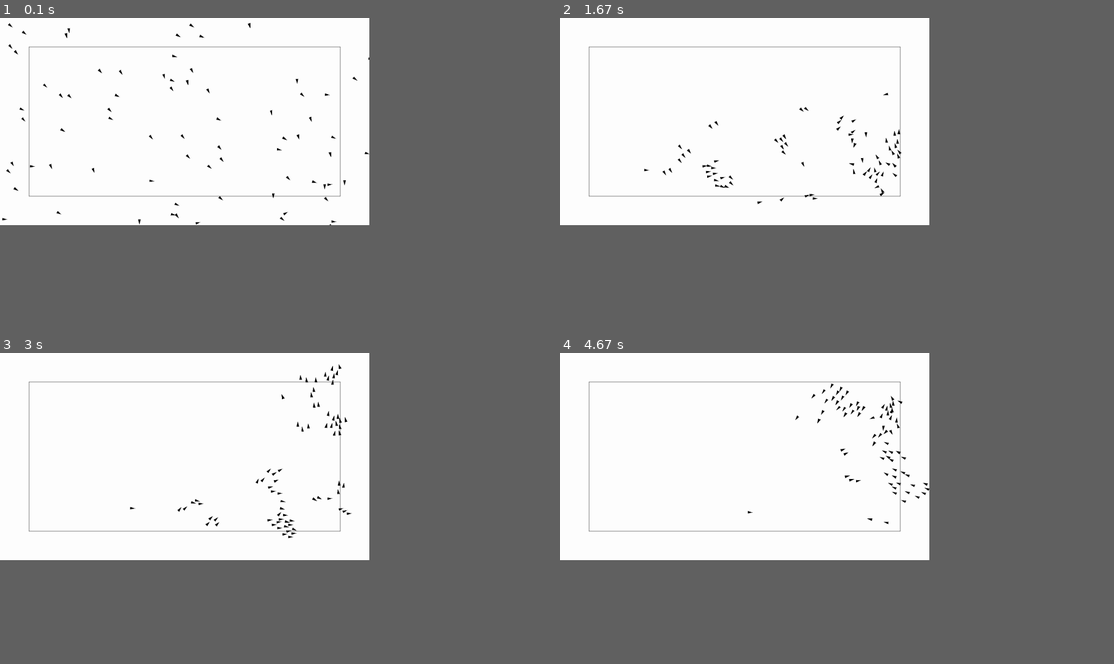
Above: before the commit, frames 1-4 (two rows, left to right).
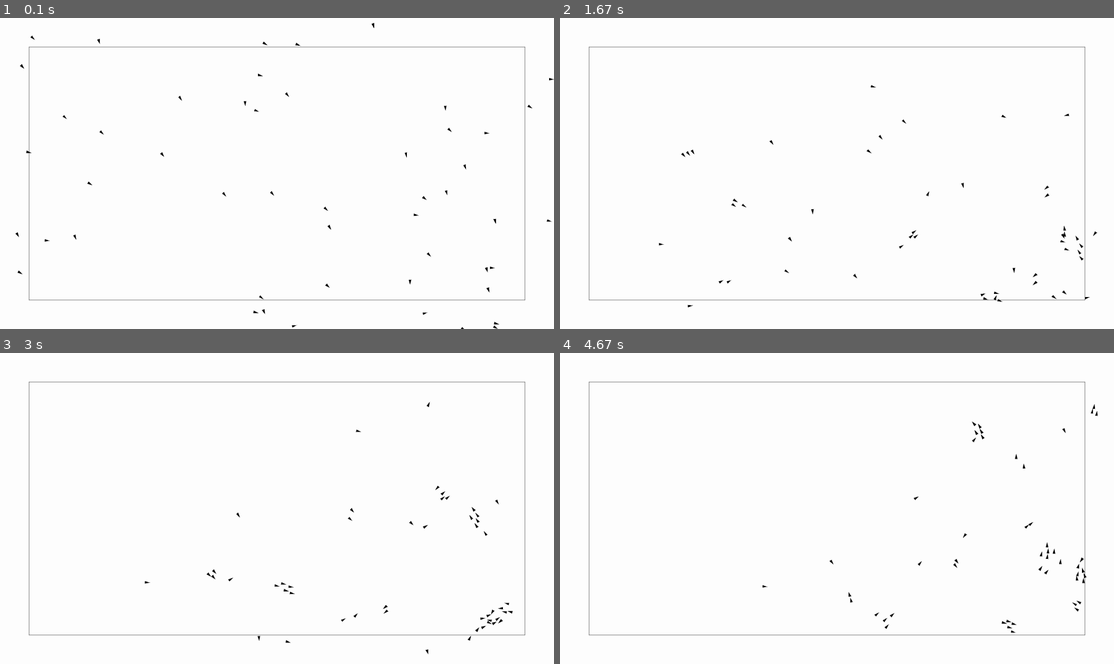
Above: after the commit, the same moments.

Repository: Peter-Vanderhyde/Boid-Simulation
Game: pygame game, started from main.py
Same seed, same stepped clock (60 frames per second), same inputs: the game is played once before the commit and once after it.
Inputs:
- Up to frame 1 (0.1 s): no input
- Up to frame 2 (1.67 s): tap Enter at 0.33, 0.67 s
- Up to frame 3 (3 s): no input
- Up to frame 4 (4.67 s): no input
In our replay, the window is 600x337 before the commit and 900x506 after it. These sizes can differ from the game's own. Grey fills any space a smaller window leaves; there, only what the larger window draws over its background counts as a difference.

The runs differ from the first frame. In frame 1, 1.8% of the frame differs, in the area x 0-100%, y 1-100%; in frame 2, 1.8%; in frame 3, 1.8%; in frame 4, 1.8%, in the area x 5-98%, y 9-91%.

Commit message:
Removed unnecessary imports

Diff:
--- a/boid.py
+++ b/boid.py
@@ -1,22 +1,9 @@
-from vector import Vector
-import math
 
 class Boid:
     def __init__(self, position, velocity, min_speed, max_speed, view_distance, separation_distance):
         self.position = position
         self.velocity = velocity
+        self.min_speed = min_speed
         self.max_speed = max_speed
-        self.min_speed = min_speed
         self.view_distance = view_distance
         self.separation_distance = separation_distance
-
-    def rotate_ip(self, angle):
-        rad = math.radians(angle)
-        cos = math.cos(rad)
-        sin = math.sin(rad)
-        self.velocity.x = self.velocity.x * cos - self.velocity.y * sin
-        self.velocity.y = self.velocity.x * sin + self.velocity.y * cos
-        self.velocity = self.velocity.normalize()
-
-    def move(self, dt):
-        self.position += self.velocity * self.max_speed * dt
--- a/canvas.py
+++ b/canvas.py
@@ -12,14 +12,13 @@
         self.screen.fill(self.bg_color)
         pygame.draw.rect(self.screen, (0, 0, 0), pygame.Rect(active_area[0], (active_area[1], active_area[2])), 1)
 
-    def draw_boids(self, boids, show_circles):
-        SIZE = 8
+    def draw_boids(self, boids, size, show_circles):
         for boid in boids:
             perpendicular = Vector(boid.velocity.y, -boid.velocity.x).normalize()
             perpendicular /= 2
-            point_1 = boid.position + boid.velocity.normalize() * SIZE
-            point_2 = boid.position - boid.velocity.normalize() * SIZE + perpendicular * SIZE
-            point_3 = boid.position - boid.velocity.normalize() * SIZE - perpendicular * SIZE
+            point_1 = boid.position + boid.velocity.normalize() * size
+            point_2 = boid.position - boid.velocity.normalize() * size + perpendicular * size
+            point_3 = boid.position - boid.velocity.normalize() * size - perpendicular * size
             boid_points = [point_1.values(),
                             point_2.values(),
                             point_3.values()]
--- a/main.py
+++ b/main.py
@@ -19,7 +19,8 @@
     "matching factor": 0.05,
     "avoid factor": 0.05,
     "turn factor": 0.2,
-    "margin": 100
+    "margin": 100,
+    "boid size": 8
 }
 
 
@@ -41,18 +42,19 @@
     return boids
 
 
-def main(width, height):
+def main(width=1920, height=1080):
     global SHOW_CIRCLES
     FPS = 60
     clock = pygame.time.Clock()
     last_time = time.time()
-    screen = pygame.display.set_mode((width, height))
+    screen = pygame.display.set_mode((width, height), FULLSCREEN)
     canvas = Canvas(screen, (255, 255, 255))
+    width, height = canvas.width, canvas.height
     margin = settings["margin"]
     active_area = ((margin, margin),
                    width - margin * 2,
                    height - margin * 2)
-    boids = create_boids(75, canvas.width, canvas.height)
+    boids = create_boids(50, width, height)
 
     while True:
         dt = time.time() - last_time
@@ -71,17 +73,10 @@
         simulation.simulate(dt, boids, active_area, settings)
 
         canvas.draw_background(active_area)
-        canvas.draw_boids(boids, SHOW_CIRCLES)
+        canvas.draw_boids(boids, settings["boid size"], SHOW_CIRCLES)
         pygame.display.update()
         clock.tick(FPS)
 
 
 if __name__ == "__main__":
-    # args = sys.argv
-    # if len(args) < 3:
-    #     raise RuntimeError("Main file execution requires command line arguments: <main_filename> <window_width> <window_height>")
-    # else:
-    #     WIDTH, HEIGHT = args[-2], args[-1]
-    WIDTH, HEIGHT = 1280, 720
-
-    main(WIDTH, HEIGHT)
+    main()
--- a/simulation.py
+++ b/simulation.py
@@ -1,6 +1,4 @@
-from boid import Boid
 from vector import Vector
-import math
 
 
 def simulate(dt, boids, active_area, settings):
--- a/vector.py
+++ b/vector.py
@@ -1,4 +1,4 @@
-import numpy as np
+import math
 
 
 class Vector:
@@ -64,9 +64,7 @@
         return self.x, self.y
 
     def length(self):
-        """Built in numpy function for finding the length of a numpy array."""
-
-        return np.linalg.norm(np.array(self.values()))
+        return math.sqrt(self.x * self.x + self.y * self.y)
 
     def normalize(self):
         length = self.length()
Not shown, changed: README.md
